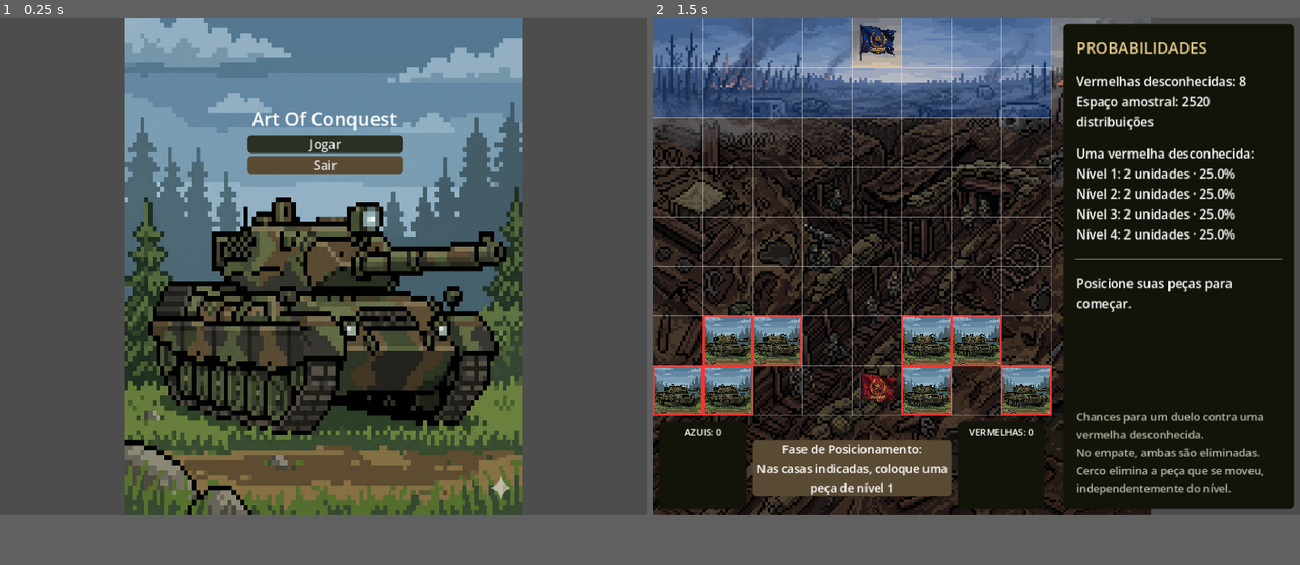
Above: before the commit, frames 1-2 (left to right).
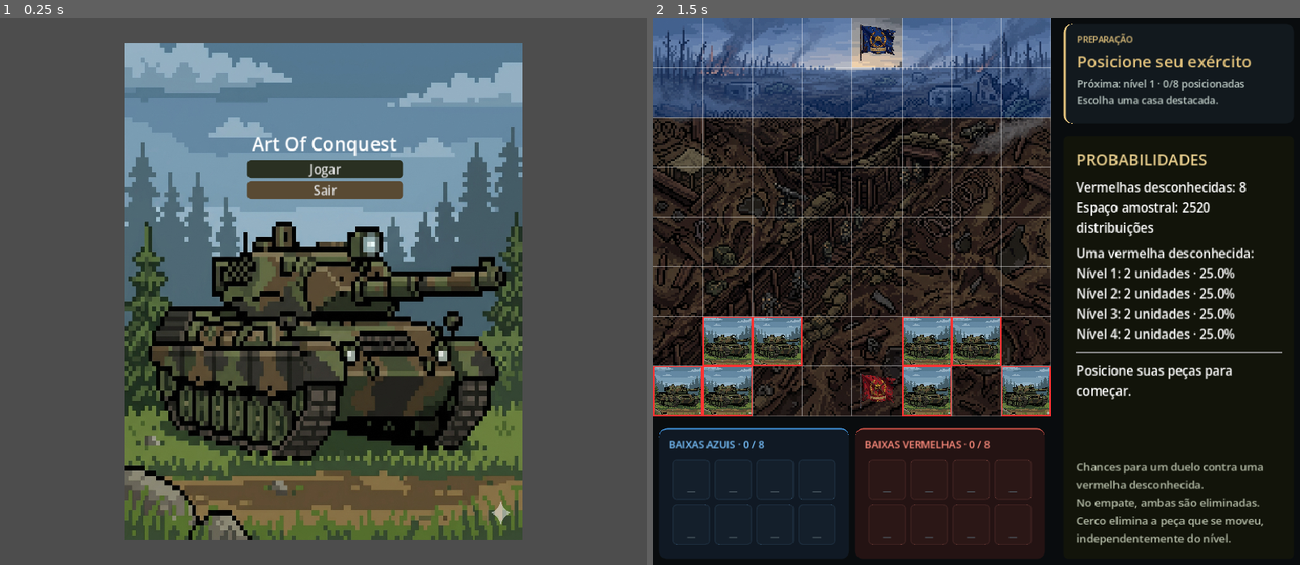
Above: after the commit, the same moments.

Repository: arthurfaust/art-of-conquest
Game: Godot game, scene res://scenes/menu.tscn
Same seed, same stepped clock (60 frames per second), same inputs: the game is played once before the commit and once after it. Sound files missing from this copy of the repository are replaced by a short silence.
Inputs (mouse positions are in pixels of both pictures, inside the frame that each line leads up to):
- Up to frame 1 (0.25 s): no input
- Up to frame 2 (1.5 s): click "Jogar" at 0.5 s; tap Enter at 1.25 s; move the mouse to (1118, 242) at 1.27 s; click (1118, 242) at 1.42 s
In our replay, the window is 800x615 before the commit and 800x677 after it. These sizes can differ from the game's own. Grey fills any space a smaller window leaves; there, only what the larger window draws over its background counts as a difference.

The runs differ from the first frame. In frame 1, 38% of the frame differs, in the area x 19-81%, y 0-96%; in frame 2, 43%, in the area x 0-100%, y 0-99%.

Commit message:
feat: redesenha cemitérios e painel de status

Diff:
--- a/project.godot
+++ b/project.godot
@@ -26,7 +26,7 @@
 [display]
 
 window/size/viewport_width=832
-window/size/viewport_height=640
+window/size/viewport_height=704
 window/stretch/mode="canvas_items"
 
 [physics]
--- a/scenes/main.tscn
+++ b/scenes/main.tscn
@@ -10,20 +10,6 @@
 corner_radius_bottom_right = 8
 corner_radius_bottom_left = 8
 
-[sub_resource type="StyleBoxFlat" id="StyleBoxFlat_0xm2m"]
-bg_color = Color(0.34901962, 0.2901961, 0.2, 1)
-corner_radius_top_left = 5
-corner_radius_top_right = 5
-corner_radius_bottom_right = 5
-corner_radius_bottom_left = 5
-
-[sub_resource type="StyleBoxFlat" id="StyleBoxFlat_1bvp3"]
-bg_color = Color(0.07058824, 0.078431375, 0.039215688, 1)
-corner_radius_top_left = 6
-corner_radius_top_right = 6
-corner_radius_bottom_right = 6
-corner_radius_bottom_left = 6
-
 [sub_resource type="StyleBoxFlat" id="StyleBoxFlat_lquwl"]
 bg_color = Color(0.07058824, 0.078431375, 0.039215688, 1)
 corner_radius_top_left = 6
@@ -31,110 +17,166 @@
 corner_radius_bottom_right = 6
 corner_radius_bottom_left = 6
 
+[sub_resource type="StyleBoxFlat" id="StyleBoxFlat_status"]
+bg_color = Color(0.07, 0.1, 0.12, 1)
+border_width_left = 3
+border_color = Color(0.77, 0.66, 0.4, 1)
+corner_radius_top_left = 10
+corner_radius_top_right = 10
+corner_radius_bottom_left = 10
+corner_radius_bottom_right = 10
+
+[sub_resource type="StyleBoxFlat" id="StyleBoxFlat_blue"]
+bg_color = Color(0.065, 0.10, 0.14, 1)
+border_width_top = 2
+border_color = Color(0.25, 0.57, 0.85, 1)
+corner_radius_top_left = 10
+corner_radius_top_right = 10
+corner_radius_bottom_left = 10
+corner_radius_bottom_right = 10
+
+[sub_resource type="StyleBoxFlat" id="StyleBoxFlat_red"]
+bg_color = Color(0.14, 0.075, 0.075, 1)
+border_width_top = 2
+border_color = Color(0.8, 0.32, 0.28, 1)
+corner_radius_top_left = 10
+corner_radius_top_right = 10
+corner_radius_bottom_left = 10
+corner_radius_bottom_right = 10
+
 [node name="Main" type="Node2D" unique_id=508400261]
 script = ExtResource("1_ig7tw")
 debug_probabilities = true
 
+[node name="Background" type="ColorRect" parent="."]
+offset_right = 832.0
+offset_bottom = 704.0
+mouse_filter = 2
+color = Color(0.035, 0.047, 0.055, 1)
+
 [node name="TextureRect" type="TextureRect" parent="." unique_id=1057224866]
-offset_right = 640.0
-offset_bottom = 640.0
+offset_right = 512.0
+offset_bottom = 512.0
 texture = ExtResource("2_0xm2m")
 expand_mode = 1
 
 [node name="PiecesContainer" type="Node2D" parent="." unique_id=1943772520]
 
-[node name="Sidebar" type="Control" parent="." unique_id=1026388329]
+[node name="Sidebar" type="Control" parent="."]
 layout_mode = 3
-anchors_preset = 0
-offset_top = 512.0
+offset_top = 528.0
 offset_right = 512.0
-offset_bottom = 640.0
-
-[node name="ResetButton" type="Button" parent="Sidebar" unique_id=1737716398]
-layout_mode = 0
-offset_left = 200.0
-offset_top = -240.0
-offset_right = 340.0
-offset_bottom = -208.0
-theme_override_colors/icon_disabled_color = Color(0.07058824, 0.078431375, 0.039215688, 1)
+offset_bottom = 704.0
+mouse_filter = 2
+
+[node name="StatusPanel" type="PanelContainer" parent="Sidebar"]
+offset_left = 528.0
+offset_top = -520.0
+offset_right = 824.0
+offset_bottom = -392.0
+theme_override_styles/panel = SubResource("StyleBoxFlat_status")
+
+[node name="MarginContainer" type="MarginContainer" parent="Sidebar/StatusPanel"]
+layout_mode = 2
+theme_override_constants/margin_left = 14
+theme_override_constants/margin_right = 14
+theme_override_constants/margin_top = 12
+theme_override_constants/margin_bottom = 12
+
+[node name="VBoxContainer" type="VBoxContainer" parent="Sidebar/StatusPanel/MarginContainer"]
+layout_mode = 2
+theme_override_constants/separation = 5
+
+[node name="PhaseLabel" type="Label" parent="Sidebar/StatusPanel/MarginContainer/VBoxContainer"]
+layout_mode = 2
+theme_override_font_sizes/font_size = 11
+text = "PREPARAÇÃO"
+
+[node name="StatusLabel" type="Label" parent="Sidebar/StatusPanel/MarginContainer/VBoxContainer"]
+layout_mode = 2
+theme_override_font_sizes/font_size = 21
+text = "Posicione seu exército"
+autowrap_mode = 2
+
+[node name="StatusDetail" type="Label" parent="Sidebar/StatusPanel/MarginContainer/VBoxContainer"]
+layout_mode = 2
+theme_override_colors/font_color = Color(0.73, 0.78, 0.76, 1)
+theme_override_font_sizes/font_size = 13
+text = "Escolha as casas destacadas."
+autowrap_mode = 2
+
+[node name="ResetButton" type="Button" parent="Sidebar/StatusPanel/MarginContainer/VBoxContainer"]
+layout_mode = 2
+custom_minimum_size = Vector2(0, 28)
+theme_override_font_sizes/font_size = 13
 theme_override_styles/normal = SubResource("StyleBoxFlat_h2yge")
 text = "Jogar novamente"
 
-[node name="StatusLabel" type="Label" parent="Sidebar" unique_id=276074204]
-layout_mode = 0
-offset_left = 128.0
-offset_top = 32.0
-offset_right = 384.0
-offset_bottom = 67.0
-theme_override_colors/font_outline_color = Color(0, 0, 0, 1)
-theme_override_font_sizes/font_size = 15
-theme_override_styles/normal = SubResource("StyleBoxFlat_0xm2m")
-text = "Teste"
-horizontal_alignment = 1
-vertical_alignment = 1
-autowrap_mode = 2
-
-[node name="BlueGraveyard" type="PanelContainer" parent="Sidebar" unique_id=1799201108]
-layout_mode = 0
+[node name="BlueGraveyard" type="PanelContainer" parent="Sidebar"]
 offset_left = 8.0
-offset_top = 8.0
-offset_right = 120.0
-offset_bottom = 120.0
-theme_override_styles/panel = SubResource("StyleBoxFlat_1bvp3")
-
-[node name="MarginContainer" type="MarginContainer" parent="Sidebar/BlueGraveyard" unique_id=587035848]
-layout_mode = 2
-theme_override_constants/margin_left = 6
-theme_override_constants/margin_top = 5
-theme_override_constants/margin_right = 6
-theme_override_constants/margin_bottom = 5
-
-[node name="VBoxContainer" type="VBoxContainer" parent="Sidebar/BlueGraveyard/MarginContainer" unique_id=1253546587]
-layout_mode = 2
-
-[node name="BlueDiscardTitle" type="Label" parent="Sidebar/BlueGraveyard/MarginContainer/VBoxContainer" unique_id=1247362892]
-layout_mode = 2
-theme_override_font_sizes/font_size = 12
-text = "AZUIS: 0"
-horizontal_alignment = 1
-
-[node name="BlueDiscardGrid" type="GridContainer" parent="Sidebar/BlueGraveyard/MarginContainer/VBoxContainer" unique_id=2049521438]
-layout_mode = 2
+offset_right = 252.0
+offset_bottom = 168.0
+theme_override_styles/panel = SubResource("StyleBoxFlat_blue")
+
+[node name="MarginContainer" type="MarginContainer" parent="Sidebar/BlueGraveyard"]
+layout_mode = 2
+theme_override_constants/margin_left = 12
+theme_override_constants/margin_right = 12
+theme_override_constants/margin_top = 10
+theme_override_constants/margin_bottom = 10
+
+[node name="VBoxContainer" type="VBoxContainer" parent="Sidebar/BlueGraveyard/MarginContainer"]
+layout_mode = 2
+theme_override_constants/separation = 10
+
+[node name="BlueDiscardTitle" type="Label" parent="Sidebar/BlueGraveyard/MarginContainer/VBoxContainer"]
+layout_mode = 2
+theme_override_colors/font_color = Color(0.47, 0.76, 1, 1)
+theme_override_font_sizes/font_size = 13
+text = "BAIXAS AZUIS · 0 / 8"
+
+[node name="BlueDiscardGrid" type="GridContainer" parent="Sidebar/BlueGraveyard/MarginContainer/VBoxContainer"]
+layout_mode = 2
+size_flags_horizontal = 4
+theme_override_constants/h_separation = 6
+theme_override_constants/v_separation = 6
 columns = 4
 
-[node name="RedGraveyard" type="PanelContainer" parent="Sidebar" unique_id=800020991]
-layout_mode = 0
-offset_left = 392.0
-offset_top = 8.0
+[node name="RedGraveyard" type="PanelContainer" parent="Sidebar"]
+offset_left = 260.0
 offset_right = 504.0
-offset_bottom = 120.0
-theme_override_styles/panel = SubResource("StyleBoxFlat_lquwl")
-
-[node name="MarginContainer" type="MarginContainer" parent="Sidebar/RedGraveyard" unique_id=441667662]
-layout_mode = 2
-theme_override_constants/margin_left = 6
-theme_override_constants/margin_top = 5
-theme_override_constants/margin_right = 6
-theme_override_constants/margin_bottom = 5
-
-[node name="VBoxContainer" type="VBoxContainer" parent="Sidebar/RedGraveyard/MarginContainer" unique_id=706555097]
-layout_mode = 2
-
-[node name="RedDiscardTitle" type="Label" parent="Sidebar/RedGraveyard/MarginContainer/VBoxContainer" unique_id=84002333]
-layout_mode = 2
-theme_override_font_sizes/font_size = 12
-text = "VERMELHOS: 0"
-horizontal_alignment = 1
-
-[node name="RedDiscardGrid" type="GridContainer" parent="Sidebar/RedGraveyard/MarginContainer/VBoxContainer" unique_id=1614764667]
-layout_mode = 2
+offset_bottom = 168.0
+theme_override_styles/panel = SubResource("StyleBoxFlat_red")
+
+[node name="MarginContainer" type="MarginContainer" parent="Sidebar/RedGraveyard"]
+layout_mode = 2
+theme_override_constants/margin_left = 12
+theme_override_constants/margin_right = 12
+theme_override_constants/margin_top = 10
+theme_override_constants/margin_bottom = 10
+
+[node name="VBoxContainer" type="VBoxContainer" parent="Sidebar/RedGraveyard/MarginContainer"]
+layout_mode = 2
+theme_override_constants/separation = 10
+
+[node name="RedDiscardTitle" type="Label" parent="Sidebar/RedGraveyard/MarginContainer/VBoxContainer"]
+layout_mode = 2
+theme_override_colors/font_color = Color(1, 0.55, 0.49, 1)
+theme_override_font_sizes/font_size = 13
+text = "BAIXAS VERMELHAS · 0 / 8"
+
+[node name="RedDiscardGrid" type="GridContainer" parent="Sidebar/RedGraveyard/MarginContainer/VBoxContainer"]
+layout_mode = 2
+size_flags_horizontal = 4
+theme_override_constants/h_separation = 6
+theme_override_constants/v_separation = 6
 columns = 4
 
 [node name="ProbabilityPanel" type="PanelContainer" parent="." unique_id=2093009586]
 offset_left = 528.0
-offset_top = 8.0
+offset_top = 152.0
 offset_right = 824.0
-offset_bottom = 632.0
+offset_bottom = 696.0
 theme_override_styles/panel = SubResource("StyleBoxFlat_lquwl")
 
 [node name="MarginContainer" type="MarginContainer" parent="ProbabilityPanel" unique_id=302115197]
@@ -146,7 +188,7 @@
 
 [node name="VBoxContainer" type="VBoxContainer" parent="ProbabilityPanel/MarginContainer" unique_id=1248720478]
 layout_mode = 2
-theme_override_constants/separation = 18
+theme_override_constants/separation = 10
 
 [node name="Title" type="Label" parent="ProbabilityPanel/MarginContainer/VBoxContainer" unique_id=976644082]
 layout_mode = 2
@@ -186,4 +228,4 @@
 Cerco elimina a peça que se moveu, independentemente do nível."
 autowrap_mode = 2
 
-[connection signal="pressed" from="Sidebar/ResetButton" to="." method="_on_reset_button_pressed"]
+[connection signal="pressed" from="Sidebar/StatusPanel/MarginContainer/VBoxContainer/ResetButton" to="." method="_on_reset_button_pressed"]
--- a/scripts/main.gd
+++ b/scripts/main.gd
@@ -25,8 +25,11 @@
 @onready var board_texture = $TextureRect
 
 # Caminhos atualizados para buscar os nós dentro da Sidebar lateral
-@onready var status_label = $Sidebar/StatusLabel
-@onready var reset_button = $Sidebar/ResetButton
+@onready var status_panel = $Sidebar/StatusPanel
+@onready var status_phase = $Sidebar/StatusPanel/MarginContainer/VBoxContainer/PhaseLabel
+@onready var status_label = $Sidebar/StatusPanel/MarginContainer/VBoxContainer/StatusLabel
+@onready var status_detail = $Sidebar/StatusPanel/MarginContainer/VBoxContainer/StatusDetail
+@onready var reset_button = $Sidebar/StatusPanel/MarginContainer/VBoxContainer/ResetButton
 @onready var probability_summary = $ProbabilityPanel/MarginContainer/VBoxContainer/Summary
 @onready var probability_levels = $ProbabilityPanel/MarginContainer/VBoxContainer/Levels
 @onready var probability_combat = $ProbabilityPanel/MarginContainer/VBoxContainer/Combat
@@ -154,20 +157,52 @@
 
 # Atualiza os títulos dos cemitérios com a quantidade de unidades eliminadas
 func update_discard_titles():
-	blue_discard_title.text = "AZUIS: %d" % eliminated_blue.size()
-	red_discard_title.text = "VERMELHAS: %d" % eliminated_red.size()
+	blue_discard_title.text = "BAIXAS AZUIS · %d / 8" % eliminated_blue.size()
+	red_discard_title.text = "BAIXAS VERMELHAS · %d / 8" % eliminated_red.size()
+	update_graveyard_grid(blue_discard_grid, eliminated_blue, Color("78c2ff"))
+	update_graveyard_grid(red_discard_grid, eliminated_red, Color("ff8c7d"))
+
+# Mantém oito espaços visíveis, inclusive quando o cemitério está vazio.
+func update_graveyard_grid(grid: GridContainer, levels: Array[int], accent: Color) -> void:
+	for child in grid.get_children():
+		grid.remove_child(child)
+		child.queue_free()
+	for index in range(8):
+		var occupied = index < levels.size()
+		var slot = PanelContainer.new()
+		slot.custom_minimum_size = Vector2(48, 52)
+		var style = StyleBoxFlat.new()
+		style.bg_color = Color(accent, 0.12 if occupied else 0.035)
+		style.border_color = Color(accent, 0.4 if occupied else 0.12)
+		style.set_border_width_all(1)
+		style.set_corner_radius_all(5)
+		style.content_margin_top = 3
+		style.content_margin_bottom = 3
+		slot.add_theme_stylebox_override("panel", style)
+		var content = VBoxContainer.new()
+		content.add_theme_constant_override("separation", 0)
+		slot.add_child(content)
+		var icon = TextureRect.new()
+		icon.custom_minimum_size = Vector2(36, 30)
+		icon.expand_mode = TextureRect.EXPAND_IGNORE_SIZE
+		icon.stretch_mode = TextureRect.STRETCH_KEEP_ASPECT_CENTERED
+		content.add_child(icon)
+		var caption = Label.new()
+		caption.horizontal_alignment = HORIZONTAL_ALIGNMENT_CENTER
+		caption.add_theme_font_size_override("font_size", 11)
+		caption.add_theme_color_override("font_color", accent if occupied else Color("53616a"))
+		caption.text = "NÍVEL %d" % levels[index] if occupied else "—"
+		content.add_child(caption)
+		if occupied and GamePiece.TEXTURES.has(levels[index]):
+			icon.texture = load(GamePiece.TEXTURES[levels[index]])
+		slot.tooltip_text = "Unidade eliminada · nível %d" % levels[index] if occupied else "Nenhuma baixa neste espaço"
+		grid.add_child(slot)
 
 # Limpa os cemitérios ao iniciar/reiniciar uma partida
 func clear_discard_panel():
 	eliminated_blue.clear()
 	eliminated_red.clear()
 
-	for child in blue_discard_grid.get_children():
-		child.queue_free()
-
-	for child in red_discard_grid.get_children():
-		child.queue_free()
-
 	update_discard_titles()
 
 # Registra visualmente uma unidade eliminada no cemitério do time correspondente
@@ -175,43 +210,44 @@
 	if not piece:
 		return
 
-	var target_grid: GridContainer
-
 	if piece.player_owner == GamePiece.Player.BLUE:
 		eliminated_blue.append(piece.level)
-		target_grid = blue_discard_grid
 	else:
 		eliminated_red.append(piece.level)
-		target_grid = red_discard_grid
-
-	var icon = TextureRect.new()
-	icon.custom_minimum_size = Vector2(24, 24)
-	icon.expand_mode = TextureRect.EXPAND_IGNORE_SIZE
-	icon.stretch_mode = TextureRect.STRETCH_KEEP_ASPECT_CENTERED
-
-	if GamePiece.TEXTURES.has(piece.level):
-		icon.texture = load(GamePiece.TEXTURES[piece.level])
-
-	target_grid.add_child(icon)
 	update_discard_titles()
 	update_probability_hud()
 
 # Controla as mensagens da Label na HUD lateral
 func update_status_msg():
+	var accent = Color("dfbf7a")
 	match current_state:
 		GameState.SETUP_AZUL:
+			status_phase.text = "PREPARAÇÃO"
+			status_label.text = "Posicione seu exército"
 			if blue_pieces_to_place.size() > 0:
-				status_label.text = "Fase de Posicionamento:\nNas casas indicadas, coloque uma peça de nível " + str(blue_pieces_to_place[0])
+				status_detail.text = "Próxima: nível %d · %d/8 posicionadas\nEscolha uma casa destacada." % [blue_pieces_to_place[0], 8 - blue_pieces_to_place.size()]
 		GameState.PLAYING:
-			var turno_texto = "Sua Vez (AZUL)" if current_turn == GamePiece.Player.BLUE else "Pensando... (VERMELHO)"
-			status_label.text = "Status da Partida:\n" + turno_texto
+			status_phase.text = "EM JOGO"
+			var blue_turn = current_turn == GamePiece.Player.BLUE
+			accent = Color("78c2ff") if blue_turn else Color("ff8c7d")
+			status_label.text = "Sua vez de jogar" if blue_turn else "Vermelho pensando..."
+			status_detail.text = "Selecione uma peça azul e escolha uma casa." if blue_turn else "Aguarde a jogada do adversário."
 		GameState.GAME_OVER:
+			status_phase.text = "PARTIDA ENCERRADA"
 			if winner_player == GamePiece.Player.BLUE:
-				status_label.text = "Fim de Jogo:\nVitória do AZUL!"
+				accent = Color("78c2ff")
+				status_label.text = "Vitória do Azul!"
 			elif winner_player == GamePiece.Player.RED:
-				status_label.text = "Fim de Jogo:\nVitória do VERMELHO!"
+				accent = Color("ff8c7d")
+				status_label.text = "Vitória do Vermelho!"
 			else:
-				status_label.text = "Fim de Jogo"
+				status_label.text = "Fim de jogo"
+			status_detail.text = "Inicie uma nova batalha quando quiser."
+	status_phase.add_theme_color_override("font_color", accent)
+	status_label.add_theme_color_override("font_color", accent)
+	var panel_style = status_panel.get_theme_stylebox("panel").duplicate() as StyleBoxFlat
+	panel_style.border_color = accent
+	status_panel.add_theme_stylebox_override("panel", panel_style)
 
 	update_probability_hud()
 
